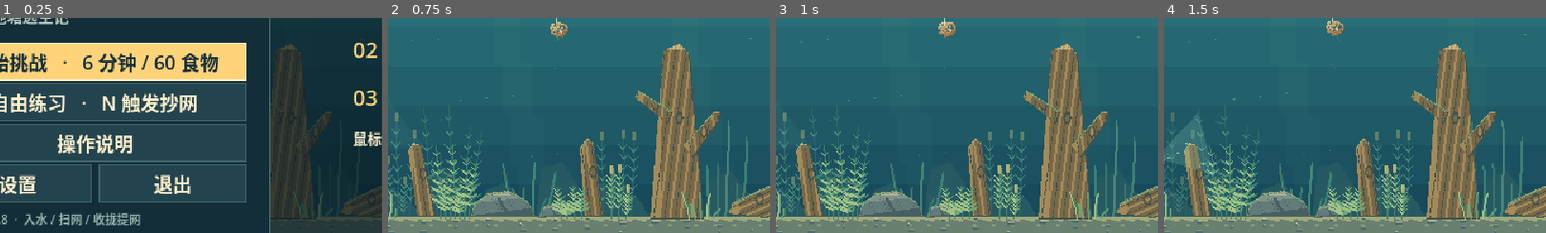
Above: before the commit, frames 1-4 (left to right).
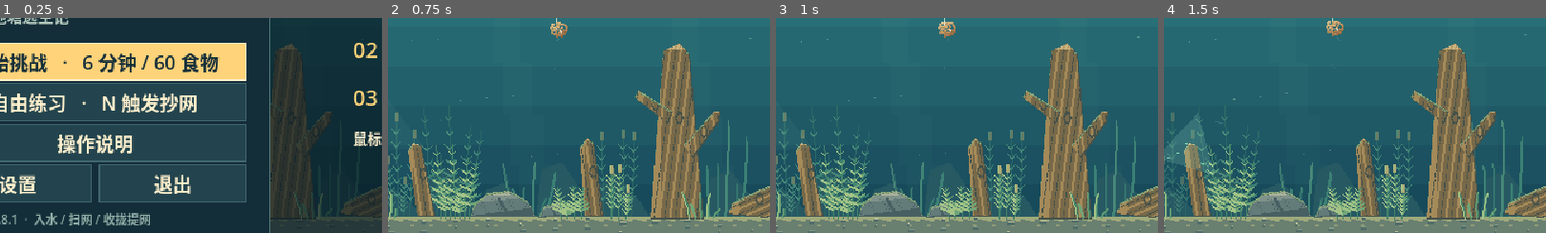
Above: after the commit, the same moments.

Repository: lljh2777-cyber/BaitbreakPixel
Game: Godot game, scene res://scenes/main.tscn
Two runs of this game, one before a commit and one after it. Both use one fixed random seed, a clock stepped at 60 frames per second and the inputs below.
Inputs (mouse positions are % of the whole screen's width and height, from its top left):
- Up to frame 1 (0.25 s): no input
- Up to frame 2 (0.75 s): click "开始挑战 · 6 分钟 / 60 食物" at 0.5 s
- Up to frame 3 (1 s): no input
- Up to frame 4 (1.5 s): tap Enter at 1.25 s; move the mouse to (72, 45) at 1.27 s; hold D (right) from 1.28 s (still down); hold Right mouse button (dash) from 1.28 s (still down); click (72, 45) at 1.42 s
The pictures show only the part of the screen within x 15-65%, y 41-91%; the shares and areas given below are measured in that part.

The runs differ from the first frame. In frame 1, 1.2% of the frame differs, in the area x 2-40%, y 90-97%; in frame 2, nothing differs; in frame 3, nothing differs; in frame 4, nothing differs.

Commit message:
recover: v0.8.1 from archived release
Recovered release snapshot, not an original development commit.
PCK SHA-256: 9e681831293d33d16df800ed302ec9bf818894a4df129c0ea8a0c4a5f3307fba
See README.md and RECOVERY-MANIFEST.json for reconstruction limits.

Diff:
--- a/RECOVERY-MANIFEST.json
+++ b/RECOVERY-MANIFEST.json
@@ -1,13 +1,13 @@
 {
-  "version": "0.8",
-  "pack_sha256": "74d7f59da33b76d31733bc22ce83bc095b92a02bdef4154513b085bf56aa8e04",
+  "version": "0.8.1",
+  "pack_sha256": "9e681831293d33d16df800ed302ec9bf818894a4df129c0ea8a0c4a5f3307fba",
   "script_sha256": {
     "scripts/hook_gauge.gd": "4fe42c7690fa40f42e970af97eb26915793ec166c01b06da3ea21eb1fb692593",
-    "scripts/menu.gd": "3ed74f6bc7c5a7e6abc9f41d8c1d6e1372f020d2e46db25f4150beabc4728308",
+    "scripts/menu.gd": "2c8fd9150e0d37d9ca9d6de87a8e3b2a906b3864b4204f2928e38362f051e85a",
     "scripts/pixel_art.gd": "888fc105bd231fcbd7cee637cb515d3aa254aebf23af05a6730c974f21eb5c4a",
-    "scripts/pond.gd": "2fa9eaab8e86e9f0767f8859d70ef6b10bdaaeea1ef0bd0897b8f868bd22b44d",
+    "scripts/pond.gd": "a37cabb6a036281f04ffcf83651e2001483bbabae65e6f1bc1bed41e731f05a3",
     "scripts/pond_layout.gd": "516f4fbbead3281ebc09e921fbebc77917c1e611a698a217a5b083f14c7678fe",
-    "scripts/pond_view.gd": "281b9467dda13b116cb44761cb02b9d1d8b7959d9cc4ce214fb552535b72ac4e",
+    "scripts/pond_view.gd": "2146e68e5336bc886278b7a2c66c99d48c0463843cb2535aa9020268c88bd7c2",
     "scripts/rope.gd": "2e30152e65b00f39fe25324b992afd39925acfadd80b64dce385df865d69fe42",
     "scripts/sound.gd": "105f1b9854c725f76332add962a0e0f5790719bc3b525630007ca62b604629ba"
   },
--- a/project.godot
+++ b/project.godot
@@ -11,7 +11,7 @@
 [application]
 
 config/name="吃饵，不上钩 · 像素池塘"
-config/version="0.8"
+config/version="0.8.1"
 run/main_scene="res://scenes/main.tscn"
 config/use_custom_user_dir=true
 config/custom_user_dir_name="BaitbreakPixel"
--- a/scripts/menu.gd
+++ b/scripts/menu.gd
@@ -103,7 +103,7 @@
 	button(frame,"设置",215,func(): open("settings"),false,124)
 	var quit := button(frame,"退出",215,func(): get_tree().quit(),false,124)
 	quit.position.x = 150
-	text(frame,"2D MVP 0.8  ·  入水 / 扫网 / 收拢提网",Vector2(20,253),10,Color("91afa7"))
+	text(frame,"2D MVP 0.8.1  ·  入水 / 扫网 / 收拢提网",Vector2(20,253),10,Color("91afa7"))
 	text(content,"01  吃饵",Vector2(391,119),18,GOLD)
 	text(content,"02  脱钩",Vector2(391,159),18,GOLD)
 	text(content,"03  躲网，回巢",Vector2(391,199),18,GOLD)
--- a/scripts/pond.gd
+++ b/scripts/pond.gd
@@ -152,7 +152,7 @@
 	for argument in OS.get_cmdline_user_args():
 		if argument.begins_with("--capture-") and not argument.begins_with("--capture-output="):
 			capture_mode = argument.trim_prefix("--capture-")
-	print("PIXEL_READY | side-view | 640x360 | v0.8")
+	print("PIXEL_READY | side-view | 640x360 | v0.8.1")
 
 func _register_inputs() -> void:
 	var mapping := {"left":[KEY_A, KEY_LEFT], "right":[KEY_D, KEY_RIGHT], "up":[KEY_W, KEY_UP], "down":[KEY_S, KEY_DOWN], "dash":[], "use":[KEY_E], "slow":[KEY_Q], "qte":[KEY_SPACE]}
--- a/scripts/pond_view.gd
+++ b/scripts/pond_view.gd
@@ -162,7 +162,8 @@
 func _baits(t: float) -> void:
 	for index in game.baits.size():
 		var bait: Dictionary = game.baits[index]
-		if bait.active and bait.hook and not bait.removed and not game.net_blocks_hooks():
+		# Net activity suppresses new bites, not the physical hook or its hanging line.
+		if bait.active and bait.hook and not bait.removed:
 			if game.bound_bait != index:
 				var filament := PackedVector2Array()
 				var eye: Vector2 = game.hook_point(index,Vector2(-5,-10))
@@ -193,7 +194,7 @@
 			var label := "有钩饵" if bait.hook and not bait.removed else "散饵"
 			label_at(Vector2(bait.pos) + Vector2(-17, -14), label, 10, Color("bdd4be"))
 		# A tiny glint remains at the actual tip after the grains are drawn over the hook.
-		if bait.active and bait.hook and not bait.removed and not game.net_blocks_hooks():
+		if bait.active and bait.hook and not bait.removed:
 			draw_rect(Rect2(game._tip(index).round(),Vector2.ONE),RED if game.bound_bait==index else CREAM)
 
 func _line_back() -> void:
Not shown, changed: PLAY.txt
Not shown: 1 places in scenes/main.tscn that only renumber resources
Not shown, changed: scripts/menu.gd.uid
Not shown, changed: scripts/pond.gd.uid
Not shown, changed: scripts/pond_view.gd.uid
Not shown, changed: README.md
